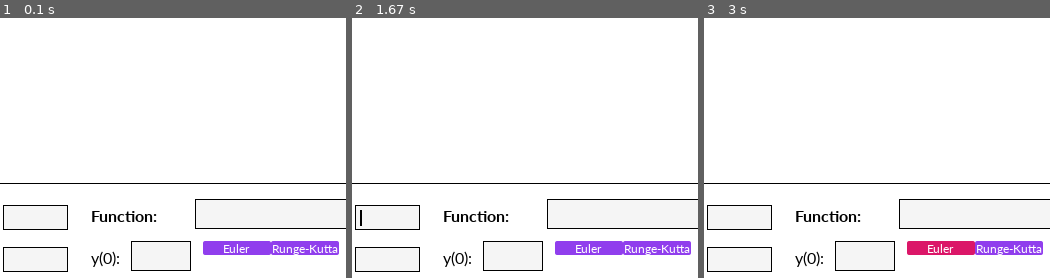
Above: before the commit, frames 1-3 (left to right).
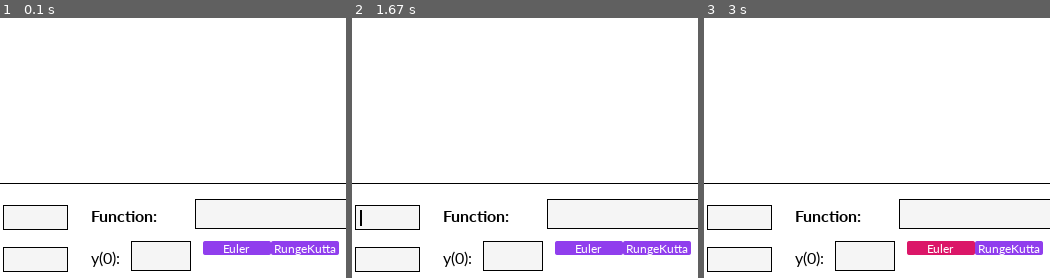
Above: after the commit, the same moments.

Repository: nakamarusun/CompMathIVPSem2
Game: pygame game, started from src/Main.py
The game is run twice, just before and just after one commit, with the same random seed, the same clock (stepped at 60 frames per second) and the same inputs.
Inputs (mouse positions are % of the whole screen's width and height, from its top left):
- Up to frame 1 (0.1 s): no input
- Up to frame 2 (1.67 s): press the mouse at (43, 96) at 0.37 s; move the mouse to (33, 85) at 0.47 s; release the mouse at (23, 74) at 0.6 s; hold Right 0.67-1.13 s; press the mouse at (94, 96) at 1.2 s; move the mouse to (58, 60) at 1.3 s; release the mouse at (23, 25) at 1.43 s; press the mouse at (43, 88) at 1.53 s; move the mouse to (54, 66) at 1.63 s
- Up to frame 3 (3 s): release the mouse at (64, 43) at 1.77 s; press the mouse at (72, 94) at 1.87 s; move the mouse to (52, 52) at 1.97 s; release the mouse at (31, 10) at 2.1 s; press the mouse at (72, 94) at 2.2 s; move the mouse to (79, 69) at 2.3 s; release the mouse at (86, 45) at 2.43 s; press the mouse at (72, 94) at 2.53 s; move the mouse to (70, 49) at 2.63 s; release the mouse at (68, 4) at 2.77 s; press the mouse at (61, 96) at 2.87 s; move the mouse to (47, 88) at 2.97 s
The pictures show only the part of the screen within x 38-88%, y 50-100%; the shares and areas given below are measured in that part.

The runs differ from the first frame. In frame 1, 0.4% of the frame differs, in the area x 78-98%, y 87-92%; in frame 2, 0.4%; in frame 3, 0.4%.

Commit message:
Made slider connect with textfield

Diff:
--- a/src/Pygame/MathRoom.py
+++ b/src/Pygame/MathRoom.py
@@ -7,6 +7,7 @@
 from Pygame.TextField import TextField
 from Pygame.TextLabel import TextLabel
 from Pygame.ToggleButton import ToggleButton
+import MathUtil
 
 
 class CanvasSurface():
@@ -36,6 +37,21 @@
 
     interactableList = []
 
+    deltaXSlider = None
+    untilXSlider = None
+
+    deltaXTextField = None
+    untilXTextField = None
+
+    functionTextField = None
+
+    initialYTextField = None
+
+    calculateButton = None
+
+    eulerToggle = None
+    rungeKuttaToggle = None
+
     def __init__(self):
         self.redrawAll()
 
@@ -48,52 +64,83 @@
         self.interactableList = []
 
         # Sliders
-        self.interactableList.append(Slider(GVar.mainScreenBuffer, [GVar.resolution[0] * 0.075, GVar.resolution[1] * 0.84], GVar.resolution[0] * 0.3, 50, (191, 233, 245), (141, 202, 235))) # Delta X Slider
-        self.interactableList.append(Slider(GVar.mainScreenBuffer, [GVar.resolution[0] * 0.075, GVar.resolution[1] * 0.91], GVar.resolution[0] * 0.3, 20, (252, 215, 251), (220, 141, 235), (142, 47, 189), (185, 51, 222))) # Until X Slider
+        self.deltaXSlider = Slider(GVar.mainScreenBuffer, [GVar.resolution[0] * 0.075, GVar.resolution[1] * 0.84], GVar.resolution[0] * 0.3, 0.5, (191, 233, 245), (141, 202, 235))
+        self.interactableList.append(self.deltaXSlider) # Delta X Slider
+        self.untilXSlider = Slider(GVar.mainScreenBuffer, [GVar.resolution[0] * 0.075, GVar.resolution[1] * 0.91], GVar.resolution[0] * 0.3, 0.2, (252, 215, 251), (220, 141, 235), (142, 47, 189), (185, 51, 222))
+        self.interactableList.append(self.untilXSlider) # Until X Slider
 
         # Slider Text
         self.interactableList.append(TextLabel(GVar.mainScreenBuffer, "Delta X:", [GVar.resolution[0] * 0.075, GVar.resolution[1] * 0.82])) # Delta X Text
         self.interactableList.append(TextLabel(GVar.mainScreenBuffer, "Until X:", [GVar.resolution[0] * 0.075, GVar.resolution[1] * 0.89])) # Until X Text
 
         # Slider TextField
-        self.interactableList.append(TextField(lambda : print("Pressed"),
-         GVar.mainScreenBuffer, 65, [GVar.resolution[0] * 0.4, GVar.resolution[1] * 0.84 - 3], GVar.defFont)) # Delta X TextField
-        self.interactableList.append(TextField(lambda : print("Pressed"),
-         GVar.mainScreenBuffer, 65, [GVar.resolution[0] * 0.4, GVar.resolution[1] * 0.91 - 3], GVar.defFont)) # Until X TextField
+        self.deltaXTextField = TextField(self.renewXSlider,
+         GVar.mainScreenBuffer, 65, [GVar.resolution[0] * 0.4, GVar.resolution[1] * 0.84 - 3], GVar.defFont)
+        self.interactableList.append(self.deltaXTextField) # Delta X TextField
+        self.untilXTextField = TextField(self.renewUntilX,
+         GVar.mainScreenBuffer, 65, [GVar.resolution[0] * 0.4, GVar.resolution[1] * 0.91 - 3], GVar.defFont)
+        self.interactableList.append(self.untilXTextField) # Until X TextField
 
         # Function Text
         self.interactableList.append(TextLabel(GVar.mainScreenBuffer, "Function:", [GVar.resolution[0] * 0.51, GVar.resolution[1] * 0.84 - 2], GVar.defFont18Bold))
 
         # Function TextField
-        self.interactableList.append(TextField(lambda : print("Pressed"),
-         GVar.mainScreenBuffer, GVar.resolution[0] * 0.285, [GVar.resolution[0] * 0.64, GVar.resolution[1] * 0.84 - 9], GVar.defFont18))
+        self.functionTextField = TextField(lambda : print("Pressed"),
+         GVar.mainScreenBuffer, GVar.resolution[0] * 0.285, [GVar.resolution[0] * 0.64, GVar.resolution[1] * 0.84 - 9], GVar.defFont18)
+        self.interactableList.append(self.functionTextField)
 
         # Initial y Text
         self.interactableList.append(TextLabel(GVar.mainScreenBuffer, "y(0):", [GVar.resolution[0] * 0.51, GVar.resolution[1] * 0.91 - 2], GVar.defFont18))
 
         # Initial y TextField
-        self.interactableList.append(TextField(lambda : print("Pressed"),
-         GVar.mainScreenBuffer, GVar.resolution[0] * 0.075, [GVar.resolution[0] * 0.56, GVar.resolution[1] * 0.91 - 9], GVar.defFont18))
+        self.initialYTextField = TextField(lambda : print("Pressed"),
+         GVar.mainScreenBuffer, GVar.resolution[0] * 0.075, [GVar.resolution[0] * 0.56, GVar.resolution[1] * 0.91 - 9], GVar.defFont18)
+        self.interactableList.append(self.initialYTextField)
 
         # Calculate Button
-        self.interactableList.append(Button(lambda : print("Calculated"),
-         GVar.mainScreenBuffer, [GVar.resolution[0] * 0.83, GVar.resolution[1] * 0.91 - 9], "CALCULATE", GVar.defFont, [GVar.resolution[0] * 0.095, 29], (219, 42, 110), True, (227, 64, 145)))
+        self.calculateButton = Button(lambda : print("Calculated"),
+         GVar.mainScreenBuffer, [GVar.resolution[0] * 0.83, GVar.resolution[1] * 0.91 - 9], "CALCULATE", GVar.defFont, [GVar.resolution[0] * 0.095, 29], (219, 42, 110), True, (227, 64, 145))
+        self.interactableList.append(self.calculateButton)
 
         # Toggle buttons for calculation Methods
-        self.interactableList.append(ToggleButton(lambda : print("Calculated"),
-         GVar.mainScreenBuffer, [GVar.resolution[0] * 0.65, GVar.resolution[1] * 0.91 - 9], "Euler", GVar.defFont, [GVar.resolution[0] * 0.085, 29/2], (144, 62, 237), True, (116, 57, 227), (219, 22, 104)))
-        self.interactableList.append(ToggleButton(lambda : print("Calculated"),
-         GVar.mainScreenBuffer, [GVar.resolution[0] * 0.65 + GVar.resolution[0] * 0.085, GVar.resolution[1] * 0.91 - 9], "Runge-Kutta", GVar.defFont, [GVar.resolution[0] * 0.085, 29/2], (144, 62, 237), True, (116, 57, 227), (219, 22, 104)))
-
-
+        self.eulerToggle = ToggleButton(lambda : print("Calculated"),
+         GVar.mainScreenBuffer, [GVar.resolution[0] * 0.65, GVar.resolution[1] * 0.91 - 9], "Euler", GVar.defFont, [GVar.resolution[0] * 0.085, 29/2], (144, 62, 237), True, (116, 57, 227), (219, 22, 104))
+        self.interactableList.append(self.eulerToggle)
+        self.rungeKuttaToggle = ToggleButton(lambda : print("Calculated"),
+         GVar.mainScreenBuffer, [GVar.resolution[0] * 0.65 + GVar.resolution[0] * 0.085, GVar.resolution[1] * 0.91 - 9], "RungeKutta", GVar.defFont, [GVar.resolution[0] * 0.085, 29/2], (144, 62, 237), True, (116, 57, 227), (219, 22, 104))
+        self.interactableList.append(self.rungeKuttaToggle)
 
     def update(self):
+        # Do all checks here
+
+        if (self.deltaXSlider.dragged):
+            self.deltaXTextField.text = str(round(self.deltaXSlider.value, 3))
+        # End actions
+
         if (GVar.isVideoResized):
             self.redrawAll()
         # Draws buttons and detects any button press
         for interactable in self.interactableList:
             interactable.update()
 
+    def renewXSlider(self):
+        try:
+            self.deltaXSlider.value = MathUtil.clamp(float(self.deltaXTextField.text), 0.0, 1.0)
+        except:
+            self.deltaXSlider.value = 0.5
+            self.deltaXTextField.text = 0.5
+        self.deltaXSlider.updateSliderPos()
+        self.deltaXSlider.redrawSurface()
+
+    def renewUntilX(self):
+        try:
+            self.untilXSlider.value = MathUtil.clamp(float(self.untilXTextField.text), 0.0, 1.0)
+        except:
+            self.untilXSlider.value = 0.5
+            self.untilXTextField.text = 0.5
+        self.untilXSlider.updateSliderPos()
+        self.untilXSlider.redrawSurface()
+
 def initRoom():
     Updater.insertUpdate(CanvasSurface())
     Updater.insertUpdate(MainSurface())
--- a/src/Pygame/Slider.py
+++ b/src/Pygame/Slider.py
@@ -21,11 +21,11 @@
     sliderPos = 0 # Position of the slider in the x axis, relative to value.
     sliderRadius = 10
 
-    value = 0
+    value = 0 # Value of the slider. 0 - 100
 
-    _dragged = False
+    dragged = False
 
-    def __init__(self, surface, coords, length, initValue=50, lineColor=(220, 220, 230), lineColorFilled=(165, 198, 230), sliderColor=(46, 119, 230), sliderDraggedColor=(58, 158, 240)):
+    def __init__(self, surface, coords, length, initValue=0.5, lineColor=(220, 220, 230), lineColorFilled=(165, 198, 230), sliderColor=(46, 119, 230), sliderDraggedColor=(58, 158, 240)):
         self.coords = coords
         self.surfaceToDraw = surface
         self.length = length
@@ -36,7 +36,7 @@
         self.lineColorFilled = lineColorFilled
 
         self.value = clamp(initValue, 0, 100)
-        self.sliderPos = round((initValue / 100 * length) + self.sliderRadius)
+        self.sliderPos = round((initValue * length) + self.sliderRadius)
 
         self.surface = pygame.Surface([self.length + (self.sliderRadius * 2) + 2, self.surfHeight + 2], pygame.SRCALPHA) # Draws surface
 
@@ -52,6 +52,9 @@
     def getValue(self):
         return value
 
+    def updateSliderPos(self):
+        self.sliderPos = self.sliderRadius + self.length*self.value
+
     def update(self):
 
         if (GVar.mouseState[0] == 1):
@@ -59,16 +62,16 @@
             # If mouse is clicked and mouse is in the slider's "ball"
             if (((self.coords[0] + self.sliderPos - self.sliderRadius) < GVar.mousePos[0] and (self.coords[0] + self.sliderPos + self.sliderRadius) > GVar.mousePos[0]) and
              (self.coords[1] + (self.surfHeight/2) - self.sliderRadius) < GVar.mousePos[1] and (self.coords[1] + (self.surfHeight/2) + self.sliderRadius) > GVar.mousePos[1] ):
-                self._dragged = True # Sets dragged to true
+                self.dragged = True # Sets dragged to true
 
         # Sets the slider ball to stop following the mouse and stay in position
-        elif (self._dragged):
-            self._dragged = False
+        elif (self.dragged):
+            self.dragged = False
             self.sliderColor = self.sliderColorInit
             self.redrawSurface()
 
         # Sets the slider ball to follow the mouse
-        if (self._dragged):
+        if (self.dragged):
             self.sliderPos = clamp(GVar.mousePos[0] - self.coords[0], self.sliderRadius, self.length + self.sliderRadius) # Sets ball position
             self.value = (self.sliderPos - self.sliderRadius) / self.length # Value of the slider
             self.sliderColor = self.sliderDraggedColor # Change color
--- a/src/Pygame/TextField.py
+++ b/src/Pygame/TextField.py
@@ -32,6 +32,8 @@
 
     enterFunc = None # Function to run when enter is pressed here.
 
+    textBefore = text
+
     def __init__(self, enterFunc, surface, length, coords, font, backgroundColor=(245, 245, 245), textColor=(0, 0, 0), margin=[5,5], initText=""):
 
         self.length = length
@@ -51,6 +53,7 @@
         self.enterFunc = enterFunc
 
         self.text = initText
+        self.textBefore = self.text
 
         self.redrawSurface()
 
@@ -150,5 +153,8 @@
             if (blink):
                 pygame.draw.line(self.surface, self.textColor, [self.xCursorPos + self.margin[0], self.margin[1]], [self.xCursorPos + self.margin[0], self.margin[1] + self.font.get_height()], 2)
 
+        self.textBefore == self.text
+        if (not self._active and self.textBefore != self.text):
+            self.redrawSurface()
 
         self.surfaceToDraw.blit(self.surface, self.coords) # Draw to screen
